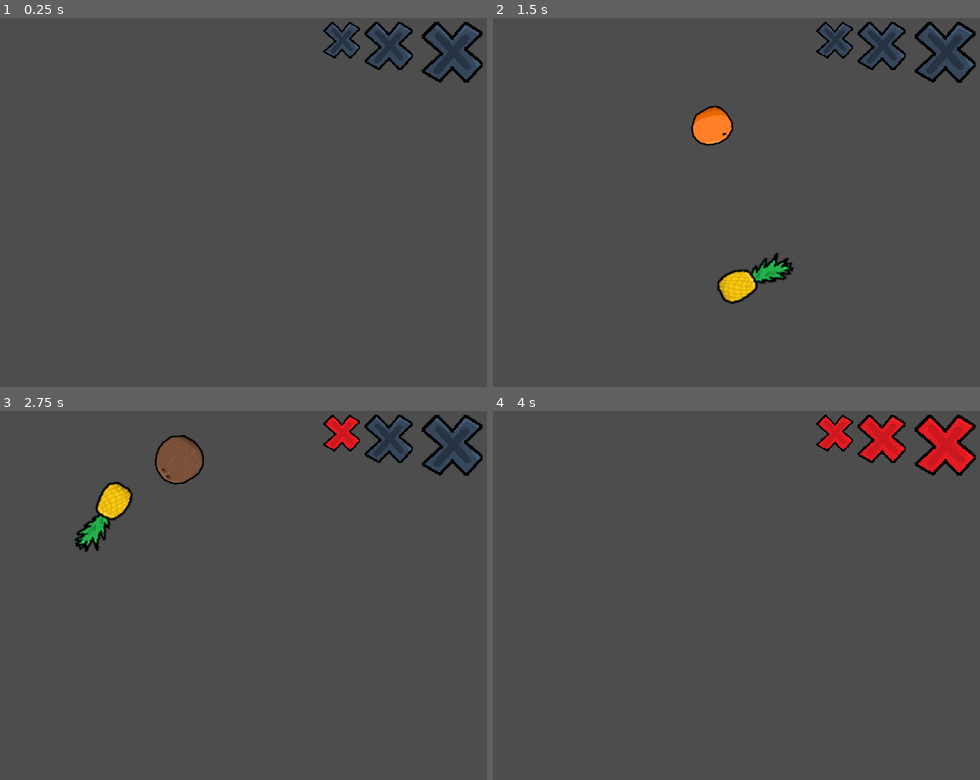
Above: before the commit, frames 1-4 (two rows, left to right).
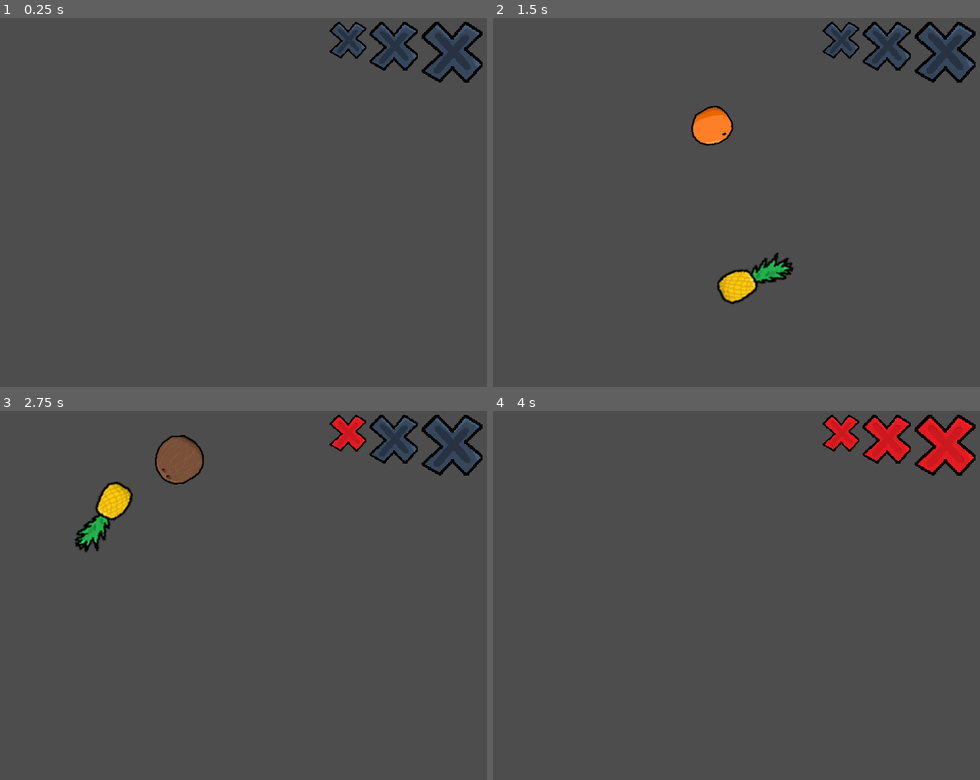
Above: after the commit, the same moments.

Repository: leafcabral/leafs-arcade
Game: Godot game, scene res://main/game_root.tscn
Same seed, same stepped clock (60 frames per second), same inputs: the game is played once before the commit and once after it.
Inputs (mouse positions are in pixels of both pictures, inside the frame that each line leads up to):
- Up to frame 1 (0.25 s): no input
- Up to frame 2 (1.5 s): move the mouse to (848, 176) at 0.52 s; move the mouse to (634, 217) at 1.27 s
- Up to frame 3 (2.75 s): move the mouse to (292, 506) at 2.02 s
- Up to frame 4 (4 s): move the mouse to (712, 665) at 2.77 s; move the mouse to (887, 647) at 3.52 s

The runs differ from the first frame. In frame 1, 1.3% of the frame differs, in the area x 66-86%, y 1-15%; in frame 2, 1.3%; in frame 3, 1.3%; in frame 4, 1.1%.

Commit message:
refactor(fruit_ninja): group Miss Sprite2D into a Node2D for better grouping

Diff:
--- a/4-fruit-ninja/main/game_root.tscn
+++ b/4-fruit-ninja/main/game_root.tscn
@@ -33,21 +33,24 @@
 [node name="HUD" type="CanvasLayer" parent="."]
 script = ExtResource("10_yhd5o")
 
-[node name="Miss1" type="Sprite2D" parent="HUD"]
+[node name="Misses" type="Node2D" parent="HUD"]
+position = Vector2(776, 24)
+
+[node name="Miss1" type="Sprite2D" parent="HUD/Misses"]
 texture_filter = 1
-position = Vector2(554, 53)
+position = Vector2(-212, 28.8)
 scale = Vector2(0.9, 0.9)
 texture = ExtResource("10_d0ffj")
 
-[node name="Miss2" type="Sprite2D" parent="HUD"]
+[node name="Miss2" type="Sprite2D" parent="HUD/Misses"]
 texture_filter = 1
-position = Vector2(628, 62)
+position = Vector2(-140, 38.4)
 scale = Vector2(1.2, 1.2)
 texture = ExtResource("10_d0ffj")
 
-[node name="Miss3" type="Sprite2D" parent="HUD"]
+[node name="Miss3" type="Sprite2D" parent="HUD/Misses"]
 texture_filter = 1
-position = Vector2(728, 72)
+position = Vector2(-48, 48)
 scale = Vector2(1.5, 1.5)
 texture = ExtResource("10_d0ffj")
 
--- a/4-fruit-ninja/main/hud/hud.gd
+++ b/4-fruit-ninja/main/hud/hud.gd
@@ -5,7 +5,7 @@
 const MISSED_FALSE := preload("uid://by4chl8jgl7l6")
 
 
-@onready var misses: Array[Sprite2D] = [$Miss1, $Miss2, $Miss3]
+@onready var misses: Array[Node] = $Misses.get_children()
 @onready var misses_length := len(misses)
 
 
